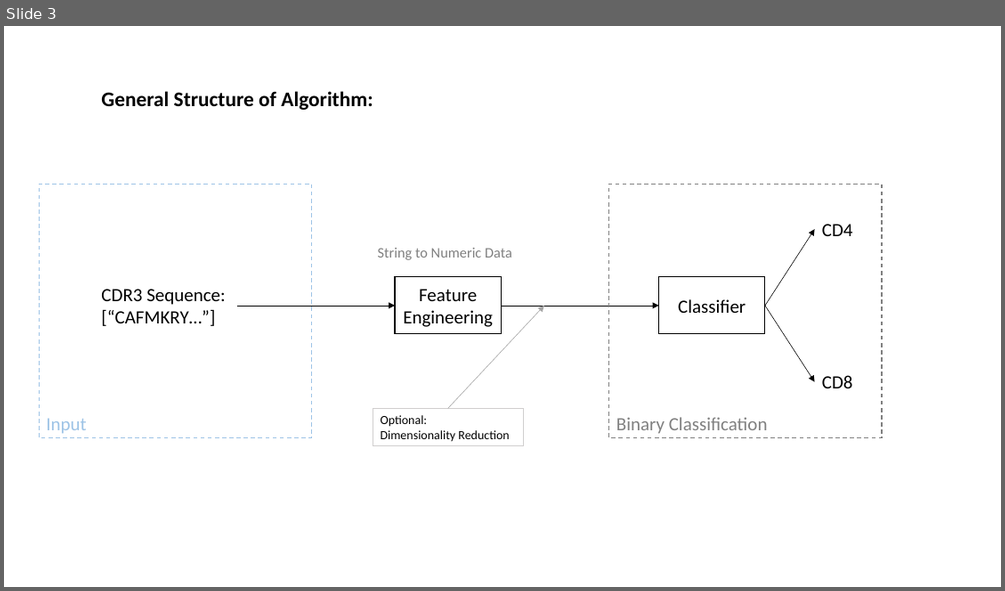
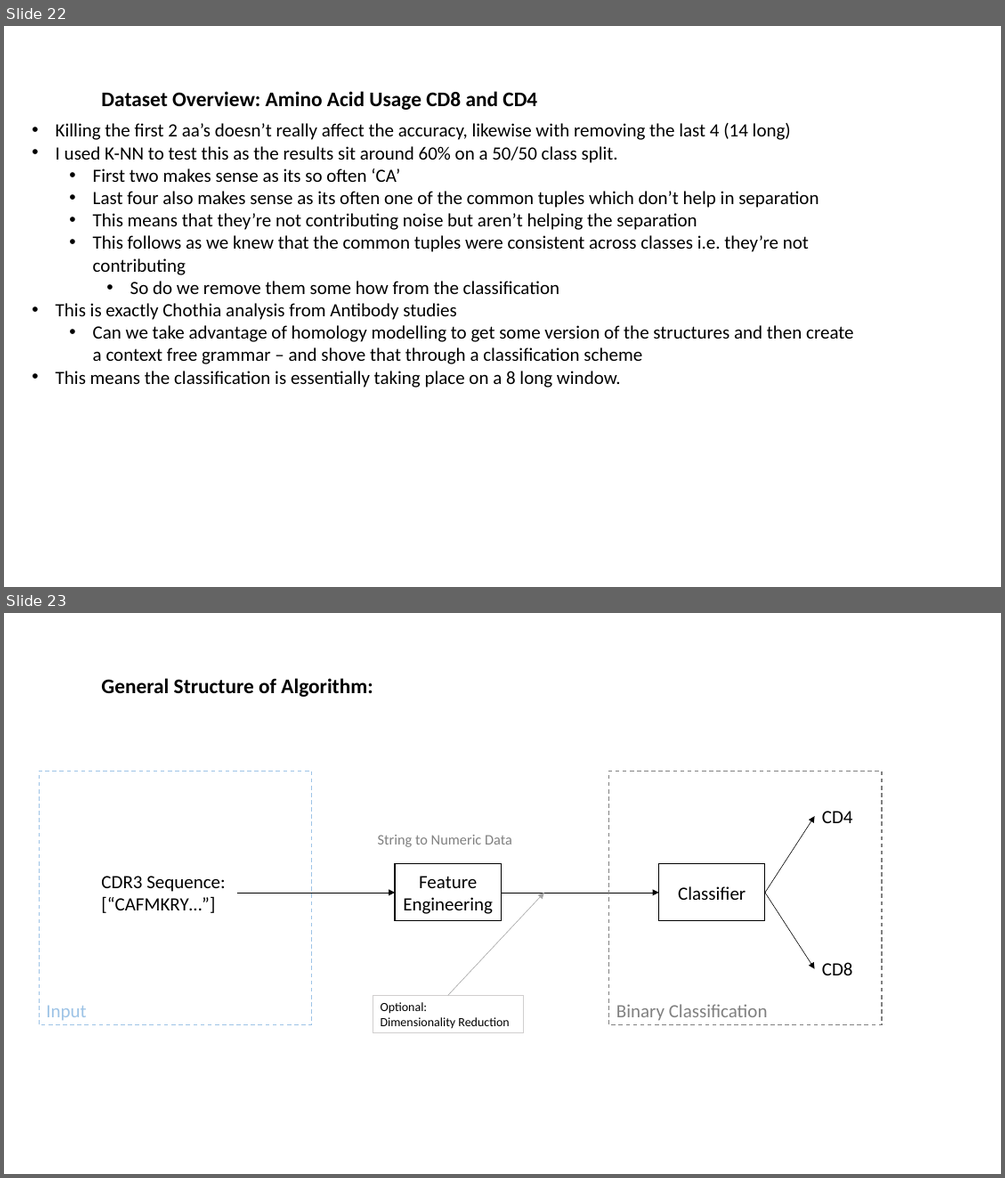
Before and after one commit to innate2adaptive/tcRIP, a slide deck: presentations/algorithm_overview.pptx. Shown one above the other, each under a label of ours: slide 3 before the commit, slides 22 and 23 after it. The pictures are 1005x591 and 1005x1178 pixels, drawn with LibreOffice and Linux fonts; fonts in the diff are those of the drawing. Boxes give left, top, right and bottom in pixels: in the first picture for what was removed or moved away, otherwise in the second. Text is boxed around its words. In the diff, an @@ line names an element or a change of style, - is before the commit and + after.

```diff
--- a/presentations/algorithm_overview.pptx
+++ b/presentations/algorithm_overview.pptx
@@ slide 22 added at bbox=[4, 26, 1001, 587], background #FFFFFF @@
@@ text added at bbox=[101, 91, 537, 110], 20 pt, text #000000, bold @@
+Dataset Overview: Amino Acid Usage CD8 and CD4
@@ text added at bbox=[56, 123, 853, 387], 18 pt, text #000000 @@
+• Killing the first 2 aa’s doesn’t really affect the accuracy, likewise with removing the last 4 (14 long)
+• I used K-NN to test this as the results sit around 60% on a 50/50 class split.
+  • First two makes sense as its so often ‘CA’
+  • Last four also makes sense as its often one of the common tuples which don’t help in separation
+  • This means that they’re not contributing noise but aren’t helping the separation
+  • This follows as we knew that the common tuples were consistent across classes i.e. they’re not contributing
+    • So do we remove them some how from the classification
+• This is exactly Chothia analysis from Antibody studies
+  • Can we take advantage of homology modelling to get some version of the structures and then create a context free grammar – and shove that through a classification scheme
+• This means the classification is essentially taking place on a 8 long window.
@@ what was slide 3 is now slide 23 @@
```
Also in this commit, not shown: 5 slides changed, 24 other slides added, 22 other files.
